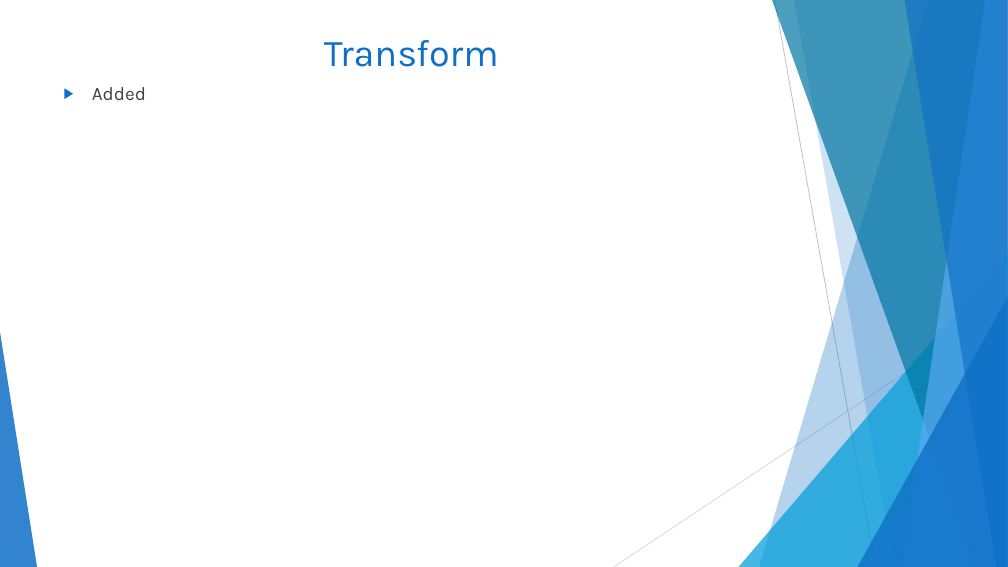
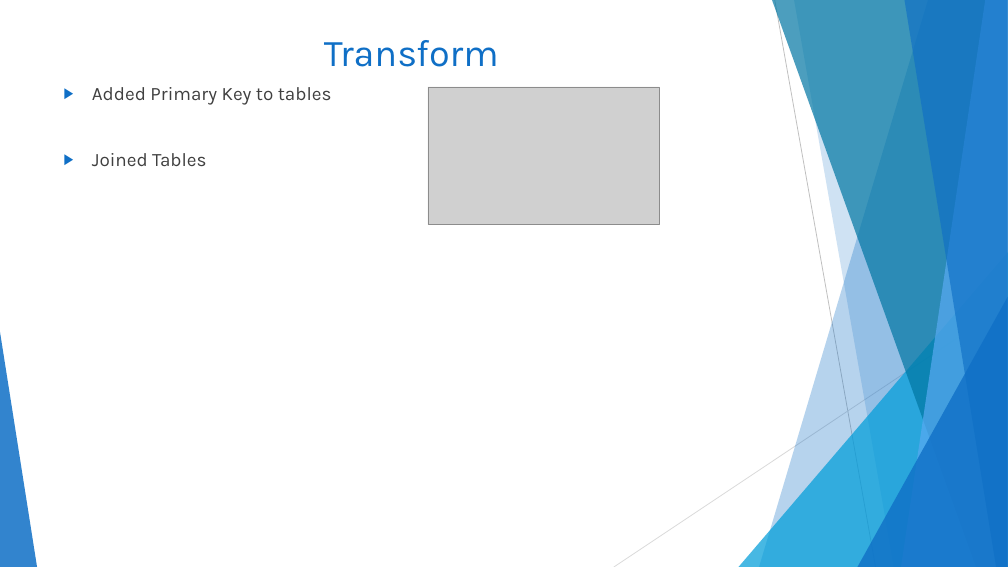
Before and after one commit to melindaeudy/ETL-Project, a slide deck: slide 6 of Carolina Brew.pptx (slide 5 before the commit). Drawn at 1008x567 pixels with LibreOffice and Linux fonts; fonts in the diff are those of the drawing; grey boxes stand for pictures. Boxes give left, top, right and bottom in pixels: in the first picture for what was removed or moved away, otherwise in the second. Text is boxed around its words. In the diff, an @@ line names an element or a change of style, - is before the commit and + after.

```diff
--- a/Carolina Brew.pptx
+++ b/Carolina Brew.pptx
@@ text at bbox=[92, 87, 332, 166]: text changed @@
-▶ Added
+▶ Added Primary Key to tables
+▶ Joined Tables
@@ picture added at bbox=[428, 87, 659, 225] @@
```
Also in this commit, not shown: 1 slide added.
